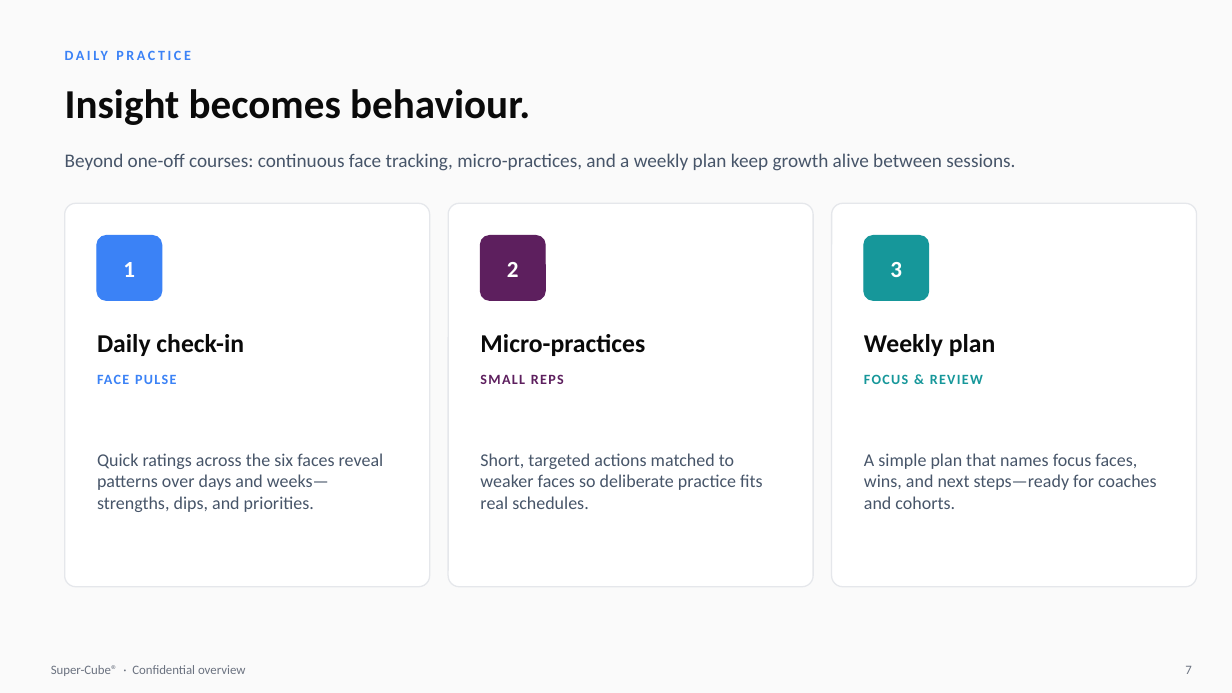
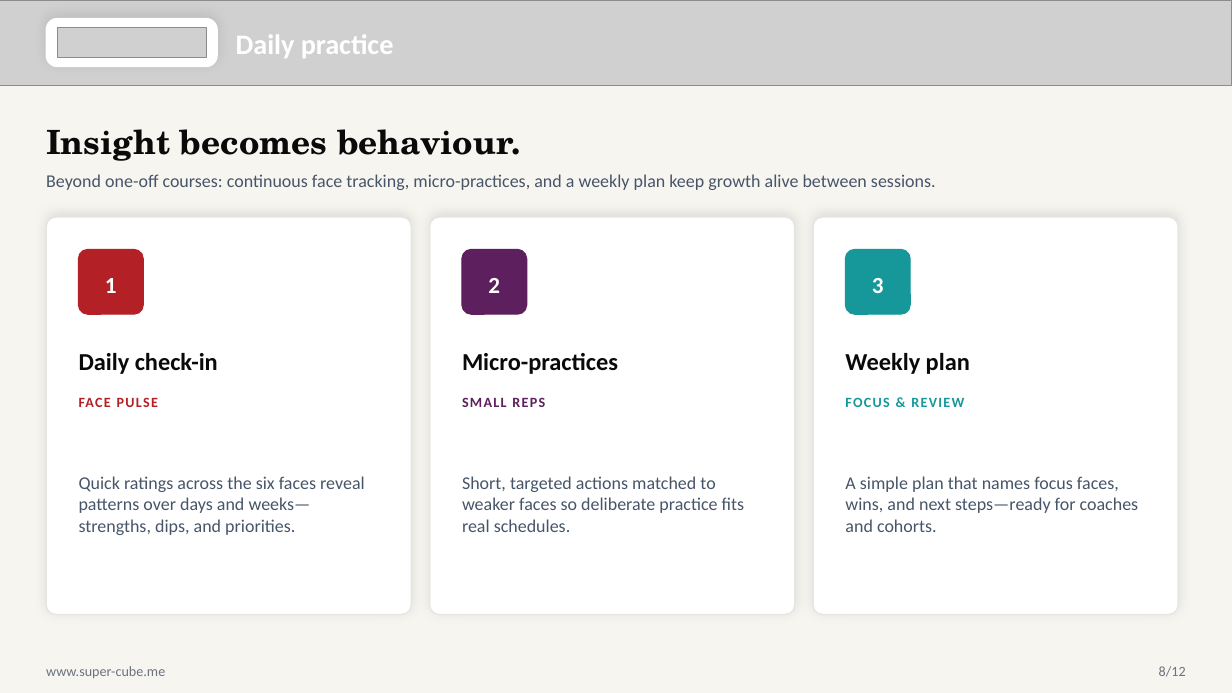
Before and after one commit to bigfivefoods/super-cube-website, a slide deck: slide 8 of public/downloads/super-cube-overview.pptx (slide 7 before the commit). Drawn at 1232x693 pixels with LibreOffice and Linux fonts; fonts in the diff are those of the drawing; grey boxes stand for pictures. Boxes give left, top, right and bottom in pixels: in the first picture for what was removed or moved away, otherwise in the second. Text is boxed around its words. In the diff, an @@ line names an element or a change of style, - is before the commit and + after.

Commit message:
Improve Super-Cube overview PPTX: rainbow header, philosophy–theory–model, footers
Rewrite generate-overview-pptx.mjs with construct-colour gradient headers,
logo-on-white-pill, Philosophy→Theory→Model slide, and www/page footers on all 12 slides.

```diff
--- a/public/downloads/super-cube-overview.pptx
+++ b/public/downloads/super-cube-overview.pptx
@@ background #FAFAFA to #F7F5F0 @@
@@ picture added at bbox=[0, 0, 1232, 85] @@
@@ rounded rectangle added at bbox=[46, 18, 217, 67], fill #FFFFFF, outline #FFFFFF 1 pt @@
@@ picture added at bbox=[57, 28, 206, 57] @@
@@ text at bbox=[236, 35, 394, 58]: text changed; size 11 to 22 pt; text colour #3B82F6 to #FFFFFF @@
-DAILY PRACTICE
+Daily practice
@@ text "Insight becomes behaviour.": place and size @@
-text "Insight becomes behaviour." at bbox=[65, 89, 530, 125]
+text "Insight becomes behaviour." at bbox=[46, 129, 520, 161]
@@ text "Insight becomes behaviour." at bbox=[46, 129, 520, 161]: size 32 to 26 pt, font Calibri to TeX Gyre Schola @@
@@ text "Beyond one-off courses: continuous face ...": place and size @@
-text "Beyond one-off courses: continuous face ..." at bbox=[65, 153, 1015, 171]
+text "Beyond one-off courses: continuous face ..." at bbox=[46, 174, 936, 190]
@@ text "Beyond one-off courses: continuous face ..." at bbox=[46, 174, 936, 190]: size 15 to 14 pt @@
@@ outline #E5E7EB 1 pt to #E7E5E0 1 pt; shadow on; proportions changed in 3 elements at bbox=[430, 217, 795, 615], bbox=[813, 217, 1178, 615], bbox=[46, 217, 411, 615] @@
@@ rounded rectangle: place and size @@
-rounded rectangle at bbox=[65, 203, 430, 587]
+rounded rectangle at bbox=[46, 217, 411, 615]
@@ rounded rectangle: place and size @@
-rounded rectangle at bbox=[448, 203, 813, 587]
+rounded rectangle at bbox=[430, 217, 795, 615]
@@ rounded rectangle: place and size @@
-rounded rectangle at bbox=[832, 203, 1197, 587]
+rounded rectangle at bbox=[813, 217, 1178, 615]
@@ 3 texts, 3 rounded rectangles: place and size @@
-3 texts, 3 rounded rectangles at bbox=[97, 236, 929, 300]
+3 texts, 3 rounded rectangles at bbox=[79, 250, 910, 314]
@@ rounded rectangle at bbox=[79, 250, 143, 314]: fill #3B82F6 to #B32026; outline #3B82F6 1 pt to #B32026 1 pt @@
@@ 3 texts: place and size @@
-3 texts at bbox=[97, 334, 996, 356]
+3 texts at bbox=[79, 353, 970, 374]
@@ size 20 to 19 pt in 3 elements at bbox=[845, 353, 970, 374], bbox=[79, 353, 218, 374], bbox=[462, 353, 618, 374] @@
@@ text "FACE PULSE" at bbox=[79, 397, 158, 407]: text colour #3B82F6 to #B32026 @@
@@ 6 texts: place and size @@
-6 texts at bbox=[97, 374, 1157, 512]
+6 texts at bbox=[79, 397, 1139, 535]
@@ text at bbox=[46, 666, 165, 678]: text changed; size 10 to 11 pt @@
-Super-Cube® · Confidential overview
+www.super-cube.me
@@ text added at bbox=[1159, 666, 1186, 677], 11 pt, text #6B7280 @@
+8/12
@@ text removed at bbox=[1185, 666, 1191, 674] @@
-7
```
Also in this commit, not shown: 9 other slides changed, 2 slides added, 2 slides removed, 4 other files.
